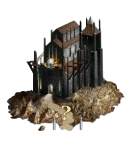
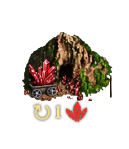
Before/after of a 129x149 layered artwork. What changed in the layer stack:
showed group "1 valuable" (6 layers) over [32, 100, 109, 122]
hid group "?" (1st of 2, in "effects") (1 layers) over [61, 105, 71, 121]
added layer "Layer 87" in group "objects" over [22, 32, 113, 101]
hid "Layer 86" over [7, 15, 125, 131]
